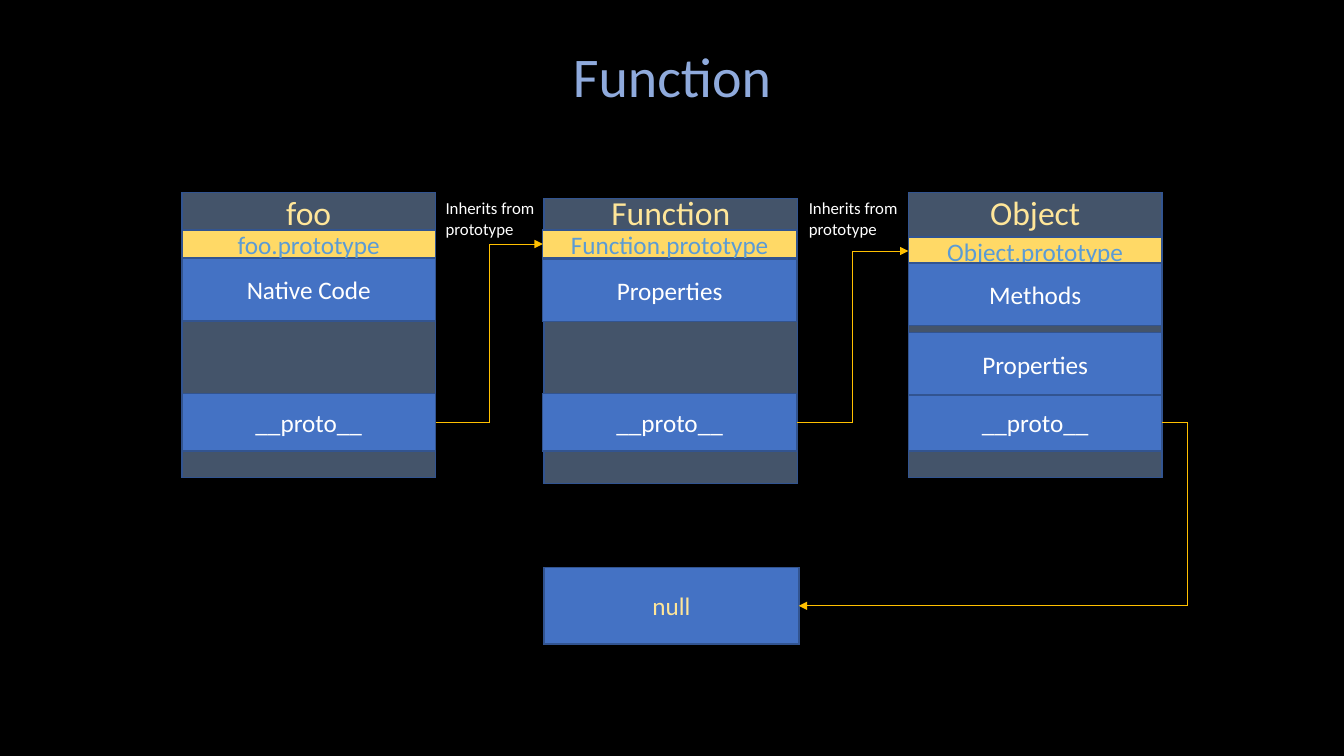
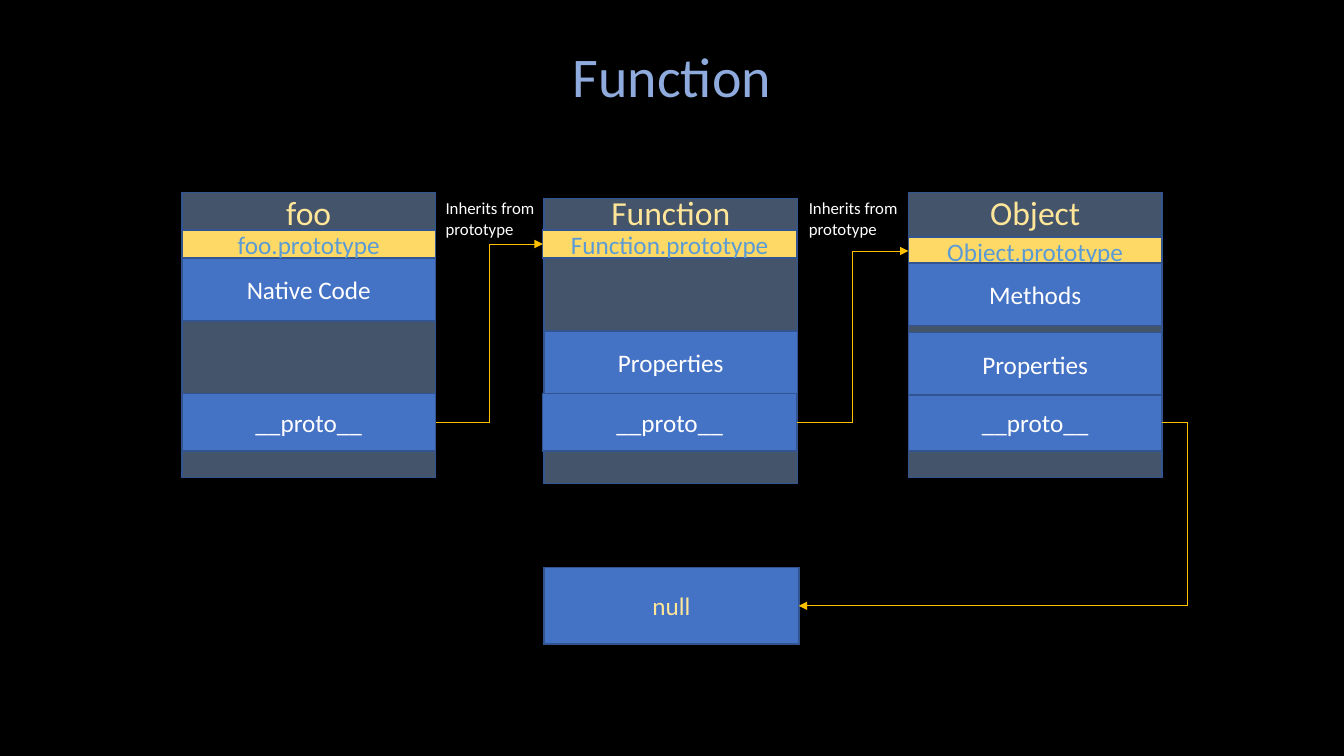
Before and after one commit to a4org/Webinar, a slide deck: slide 3 of 2021-12-03/Sources/JSCore.pptx. Drawn at 1344x756 pixels with LibreOffice and Linux fonts; fonts in the diff are those of the drawing. Boxes give left, top, right and bottom in pixels: in the first picture for what was removed or moved away, otherwise in the second. Text is boxed around its words. In the diff, an @@ line names an element or a change of style, - is before the commit and + after.

```diff
--- a/2021-12-03/Sources/JSCore.pptx
+++ b/2021-12-03/Sources/JSCore.pptx
@@ rectangle "Properties": place and size @@
-rectangle "Properties" at <box>543,259,798,322</box>
+rectangle "Properties" at <box>544,331,799,393</box>
```
Also in this commit, not shown: 1 slide added, 1 slide removed, 4 other files.
